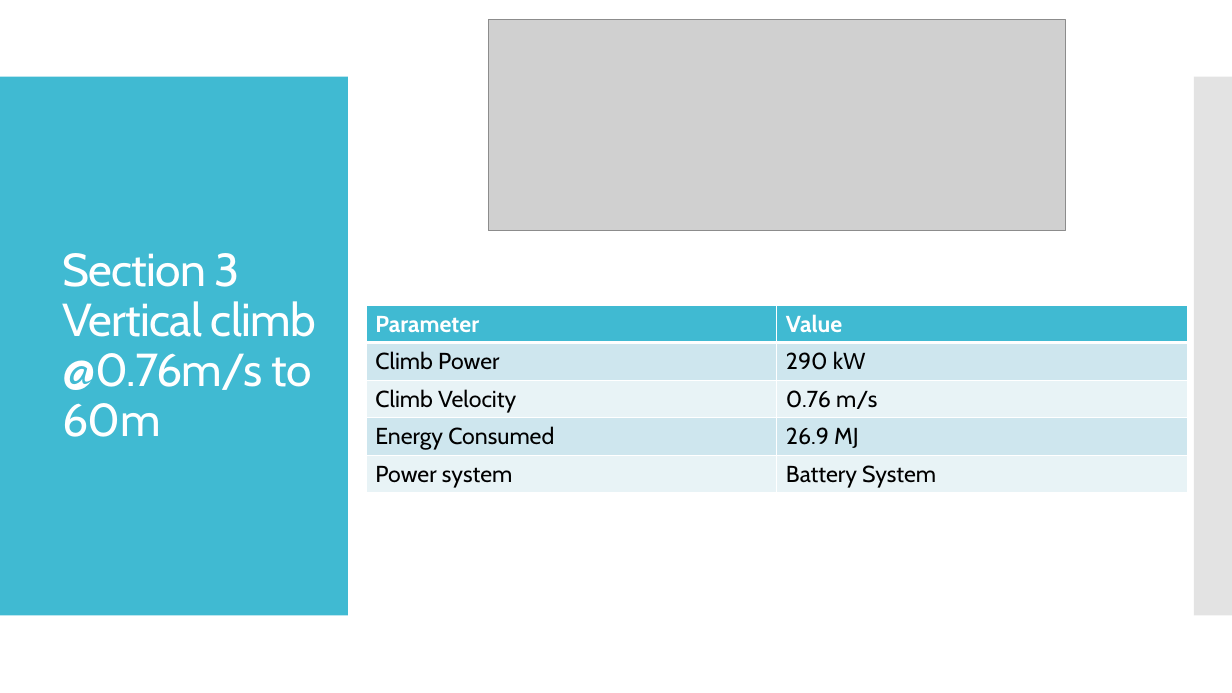
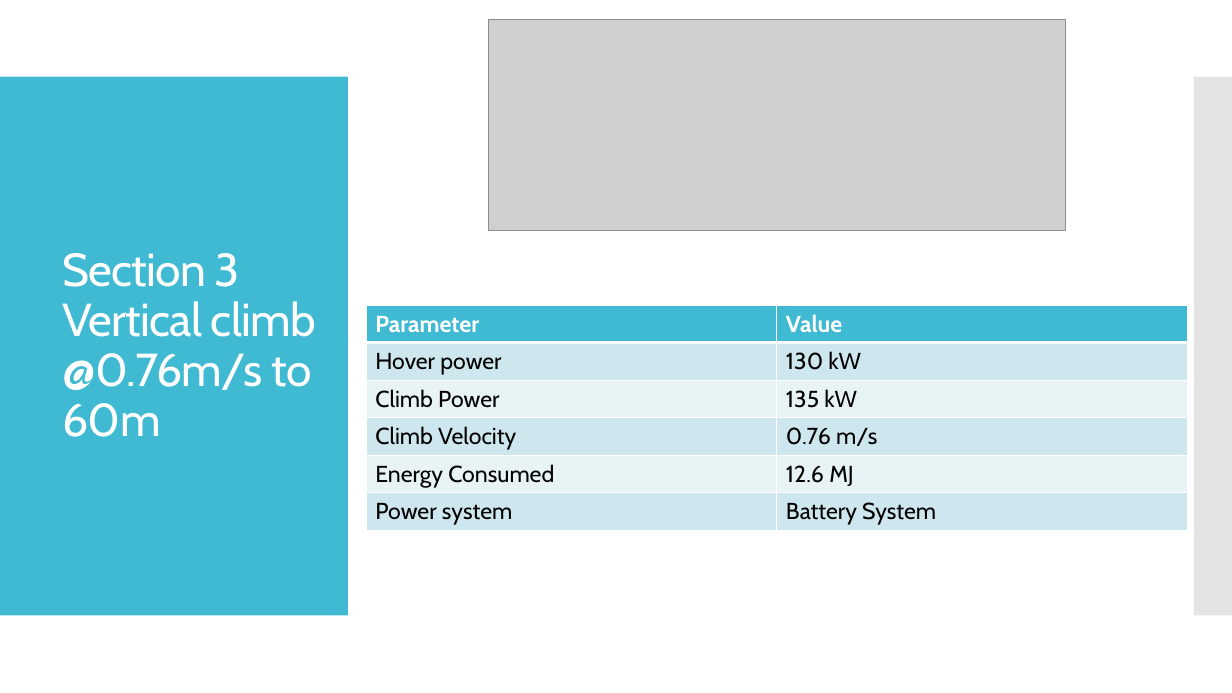
Before and after one commit to s-ritwik/VFS_IIT_KANPUR, a slide deck: slide 19 of BEMT_results/VFS performance validation.pptx. Drawn at 1232x693 pixels with LibreOffice and Linux fonts; fonts in the diff are those of the drawing; grey boxes stand for pictures. Boxes give left, top, right and bottom in pixels: in the first picture for what was removed or moved away, otherwise in the second. Text is boxed around its words. In the diff, an @@ line names an element or a change of style, - is before the commit and + after.

```diff
--- a/BEMT_results/VFS performance validation.pptx
+++ b/BEMT_results/VFS performance validation.pptx
@@ table at [366, 305, 1187, 529] @@
-row 2: Climb Power | 290 kW
+row 2: Hover power | 130 kW
+row 3: Climb Power | 135 kW
-row 5, column 2: 26.9 MJ
+row 5, column 2: 12.6 MJ
```
Also in this commit, not shown: 9 other slides changed, 7 other files.
